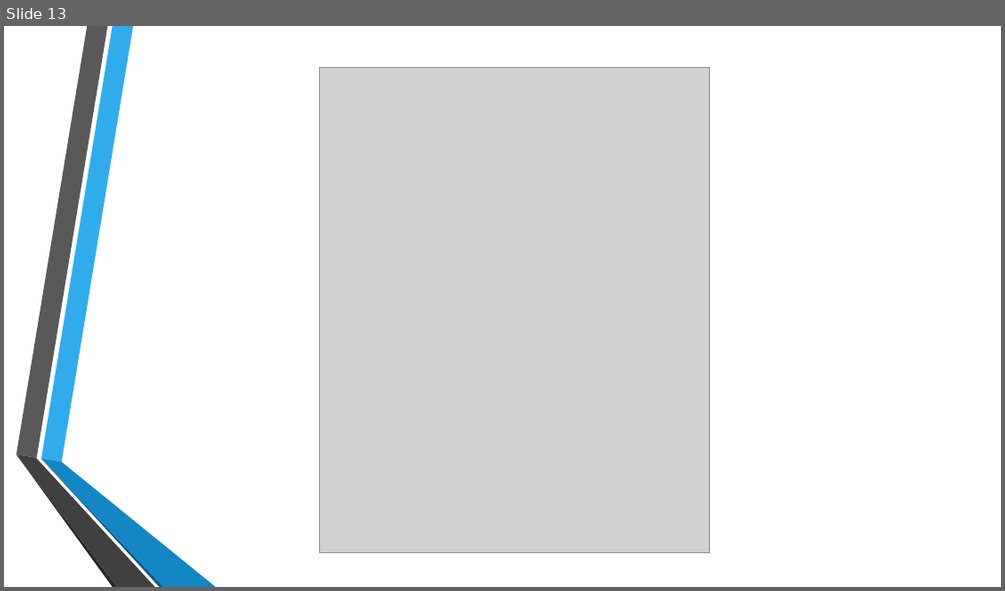
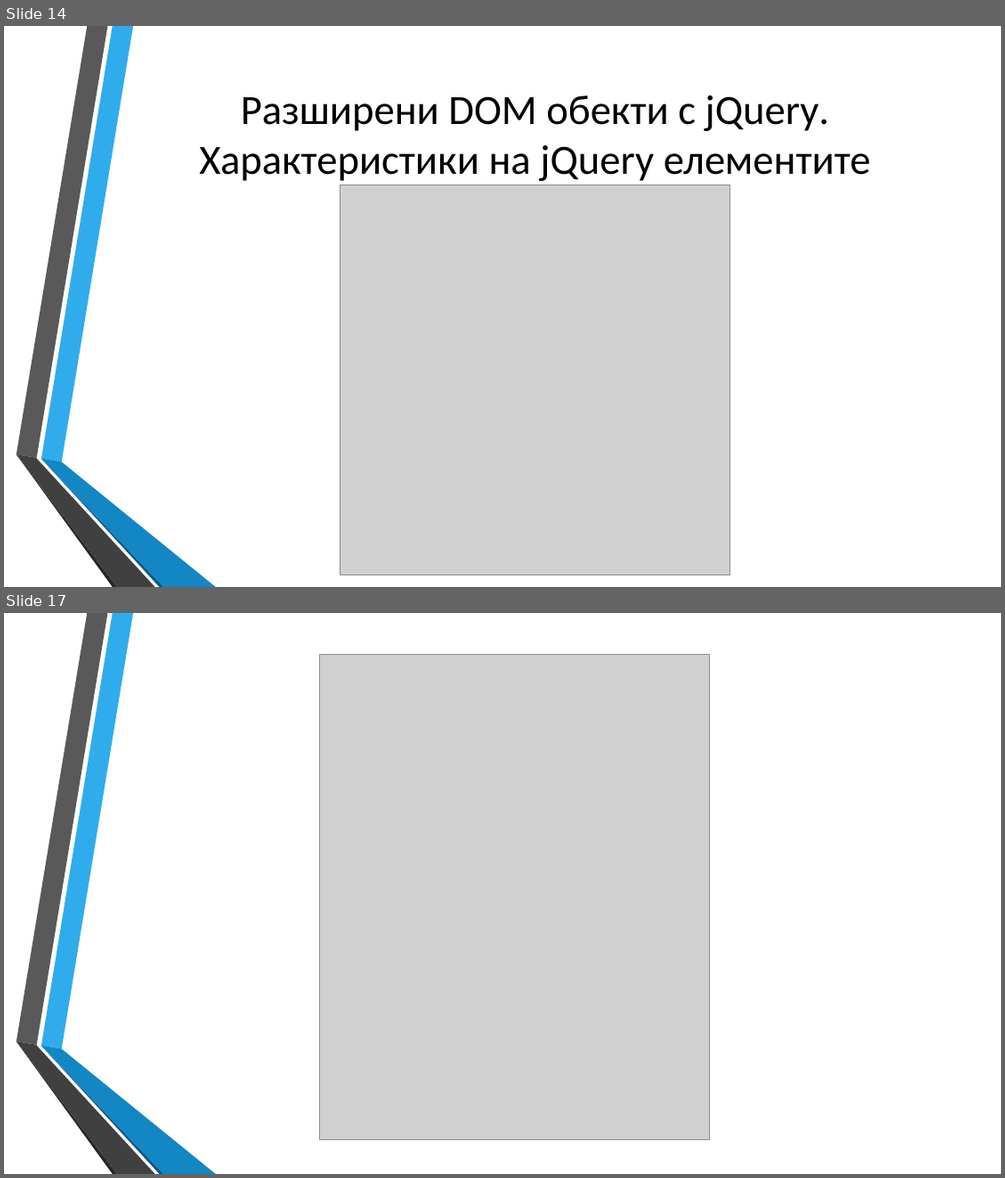
Before and after one commit to dnmitev/IT-Academy, a slide deck: JS Fundamentals/11.jQuery/jQuery.pptx. Shown one above the other, each under a label of ours: slide 13 before the commit, slides 14 and 17 after it; the slides between them are not shown. The pictures are 1005x591 and 1005x1178 pixels, drawn with LibreOffice and Linux fonts; fonts in the diff are those of the drawing; grey boxes stand for pictures; background and template pictures are left out. Boxes give left, top, right and bottom in pixels: in the first picture for what was removed or moved away, otherwise in the second. Text is boxed around its words. In the diff, an @@ line names an element or a change of style, - is before the commit and + after.

Commit message:
finished jQuery lecture

```diff
--- a/JS Fundamentals/11.jQuery/jQuery.pptx
+++ b/JS Fundamentals/11.jQuery/jQuery.pptx
@@ slide 14 added at (4,26,1001,587), background picture (left out); not listed: 6 template elements that a slide beside it also shows @@
@@ title added at (199,95,871,181), 40 pt, text #000000 @@
+Разширени DOM обекти с jQuery. Характеристики на jQuery елементите
@@ picture added at (340,185,730,575) @@
@@ what was slide 13 is now slide 17 @@
```
Also in this commit, not shown: 3 other slides added, 4 other files.
